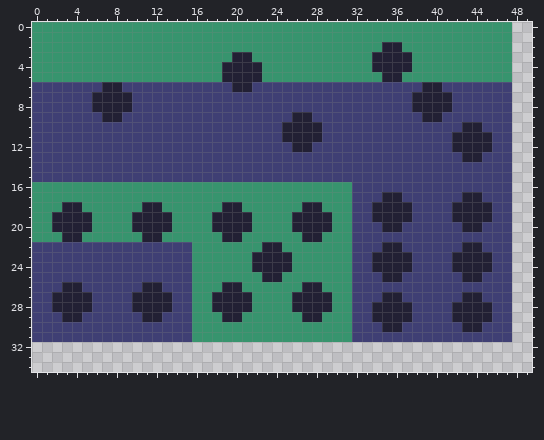
Pixel-art file -- examples/block.aseprite. Above is the file before it was changed.
128x128 pixels, 1 frame. Shown: x 0..49, y 0..34.
New version:
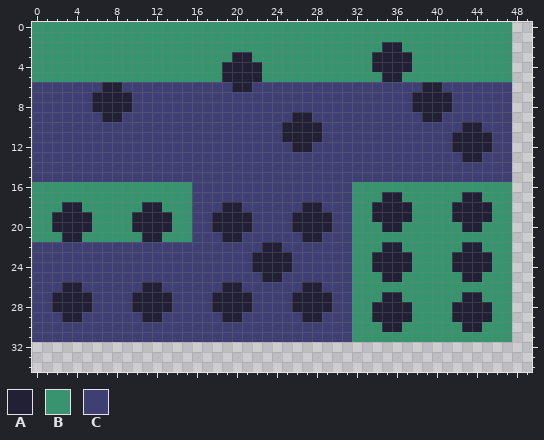
Palette (. is transparent): A #222034  B #37946e  C #3f3f74
From the commit log: Swapped top and bottom faces
What changed:
Layer "Layer 1":
Colour C gives way to colour B in row 16 at x 32 to 47; in row 17 at x 32 to 34, 37 to 42 and 45 to 47; in rows 18 to 19 at x 32 to 33, 38 to 41 and 46 to 47; in row 20 at x 32 to 34, 37 to 42 and 45 to 47; in row 21 at x 32 to 47; in row 22 at x 32 to 34, 37 to 42 and 45 to 47.
Colour C gives way to colour B in rows 23 to 24 at x 32 to 33, 38 to 41 and 46 to 47; in row 25 at x 32 to 34, 37 to 42 and 45 to 47; in row 26 at x 32 to 47; in row 27 at x 32 to 34, 37 to 42 and 45 to 47; in rows 28 to 29 at x 32 to 33, 38 to 41 and 46 to 47; in row 30 at x 32 to 34, 37 to 42 and 45 to 47.
Colour C gives way to colour B in row 31 at x 32 to 47.
Colour B gives way to colour C in rows 16 to 17 at x 16 to 31; in row 18 at x 16 to 18, 21 to 26 and 29 to 31; in rows 19 to 20 at x 16 to 17, 22 to 25 and 30 to 31; in row 21 at x 16 to 18, 21 to 26 and 29 to 31; in row 22 at x 16 to 22 and 25 to 31; in rows 23 to 24 at x 16 to 21 and 26 to 31.
Colour B gives way to colour C in row 25 at x 16 to 22 and 25 to 31; in row 26 at x 16 to 18, 21 to 26 and 29 to 31; in rows 27 to 28 at x 16 to 17, 22 to 25 and 30 to 31; in row 29 at x 16 to 18, 21 to 26 and 29 to 31; in rows 30 to 31 at x 16 to 31.
Changed places in both pictures, as pixel boxes (x1, y1, x2, y2):
changed: (192, 182, 512, 342)
